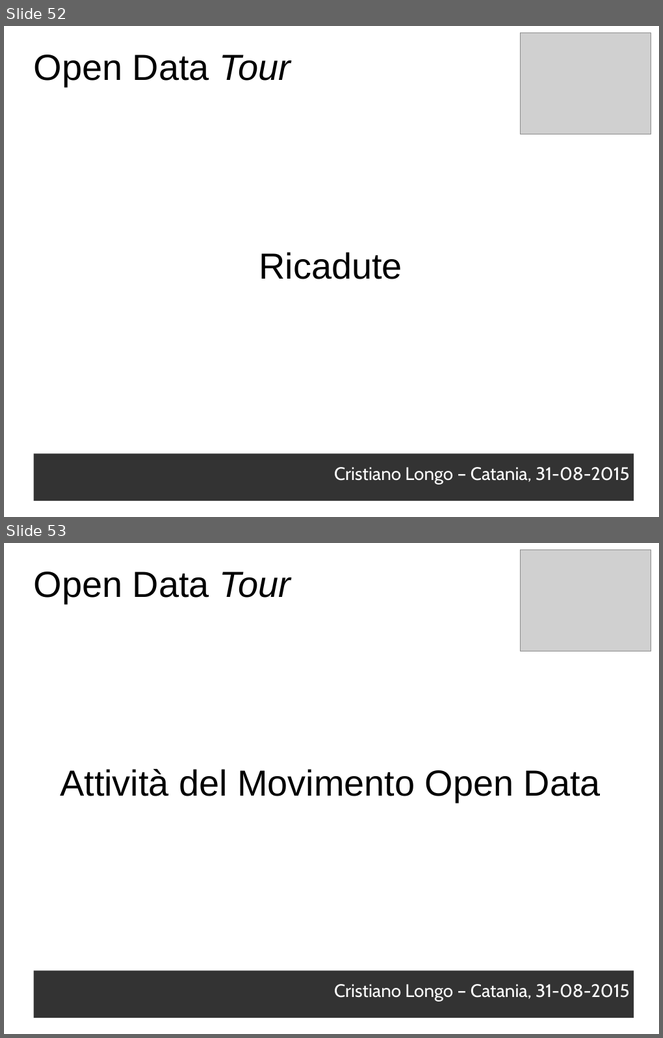
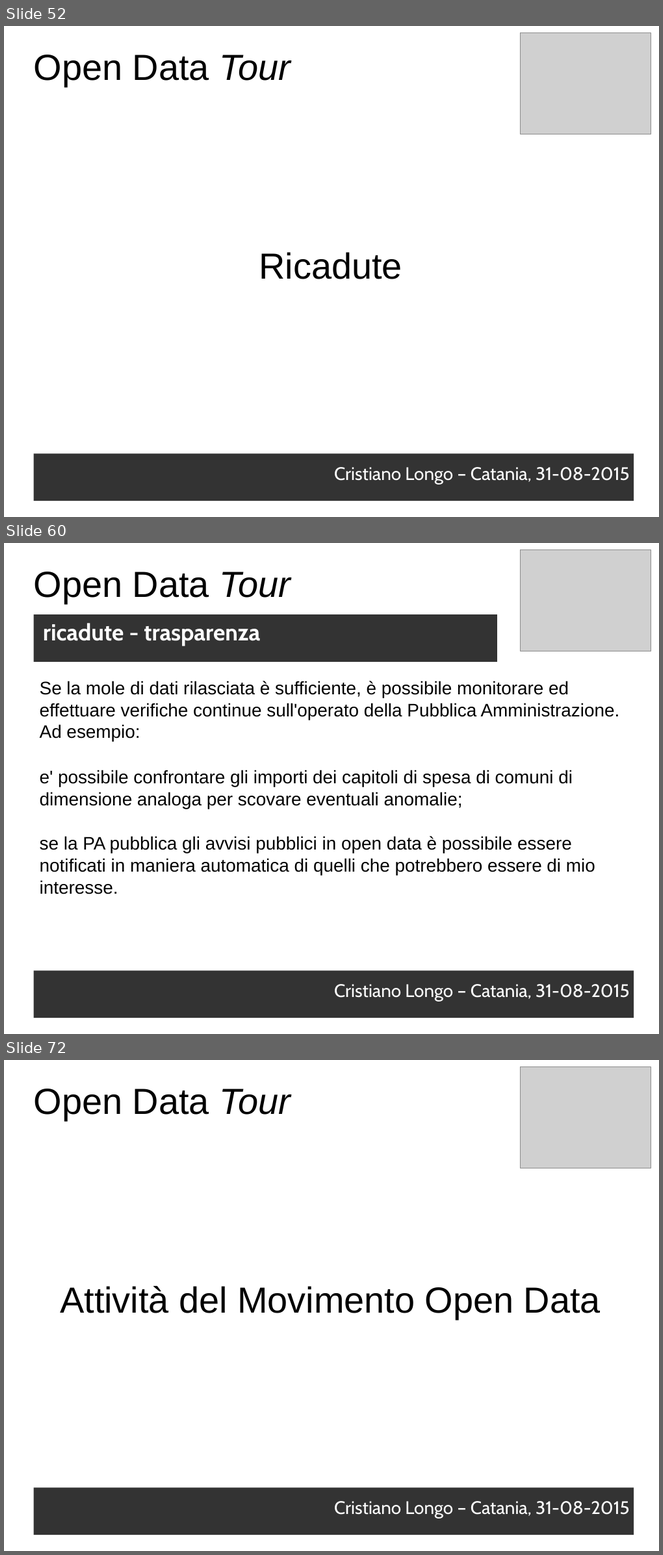
Before and after one commit to opendatahacklab/opendatatour, a slide deck: slides/31082015.odp. Shown one above the other, each under a label of ours: slides 52 and 53 before the commit, slides 52, 60 and 72 after it; the slides between them are not shown. The pictures are 663x1038 and 663x1555 pixels, drawn with LibreOffice and Linux fonts; fonts in the diff are those of the drawing; grey boxes stand for pictures. Boxes give left, top, right and bottom in pixels: in the first picture for what was removed or moved away, otherwise in the second. Text is boxed around its words. In the diff, an @@ line names an element or a change of style, - is before the commit and + after.

Commit message:
odt cope: ricadute

```diff
--- a/slides/31082015.odp
+++ b/slides/31082015.odp
@@ slide 60 added at (x1=4, y1=543, x2=659, y2=1034), background #FFFFFF @@
@@ picture added at (x1=521, y1=550, x2=651, y2=651) @@
@@ text added at (x1=34, y1=572, x2=291, y2=603), 44 pt, text #000000 @@
+Open Data Tour
@@ text added at (x1=34, y1=615, x2=497, y2=662), fill #333333, 28 pt, text #FFFFFF, bold @@
+ricadute - trasparenza
@@ text added at (x1=40, y1=681, x2=620, y2=741), 22 pt, text #000000 @@
+Se la mole di dati rilasciata è sufficiente, è possibile monitorare ed effettuare verifiche continue sull'operato della Pubblica Amministrazione.
+Ad esempio:
@@ text added at (x1=40, y1=770, x2=573, y2=809), 22 pt, text #000000 @@
+e' possibile confrontare gli importi dei capitoli di spesa di comuni di dimensione analoga per scovare eventuali anomalie;
@@ text added at (x1=40, y1=836, x2=596, y2=895), 22 pt, text #000000 @@
+se la PA pubblica gli avvisi pubblici in open data è possibile essere notificati in maniera automatica di quelli che potrebbero essere di mio interesse.
@@ text added at (x1=34, y1=971, x2=634, y2=1018), fill #333333, 22 pt, text #FFFFFF @@
+Cristiano Longo – Catania, 31-08-2015
@@ what was slide 53 is now slide 72 @@
```
Also in this commit, not shown: 18 other slides added.
